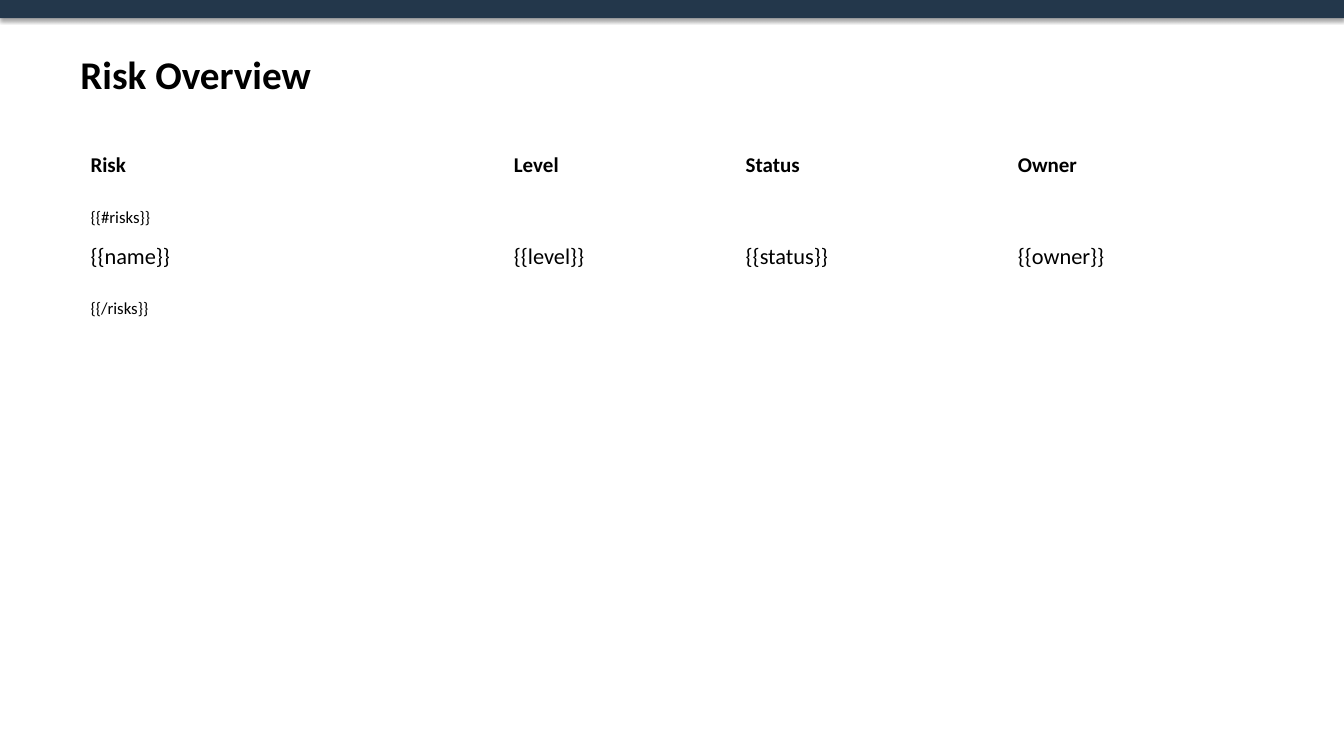
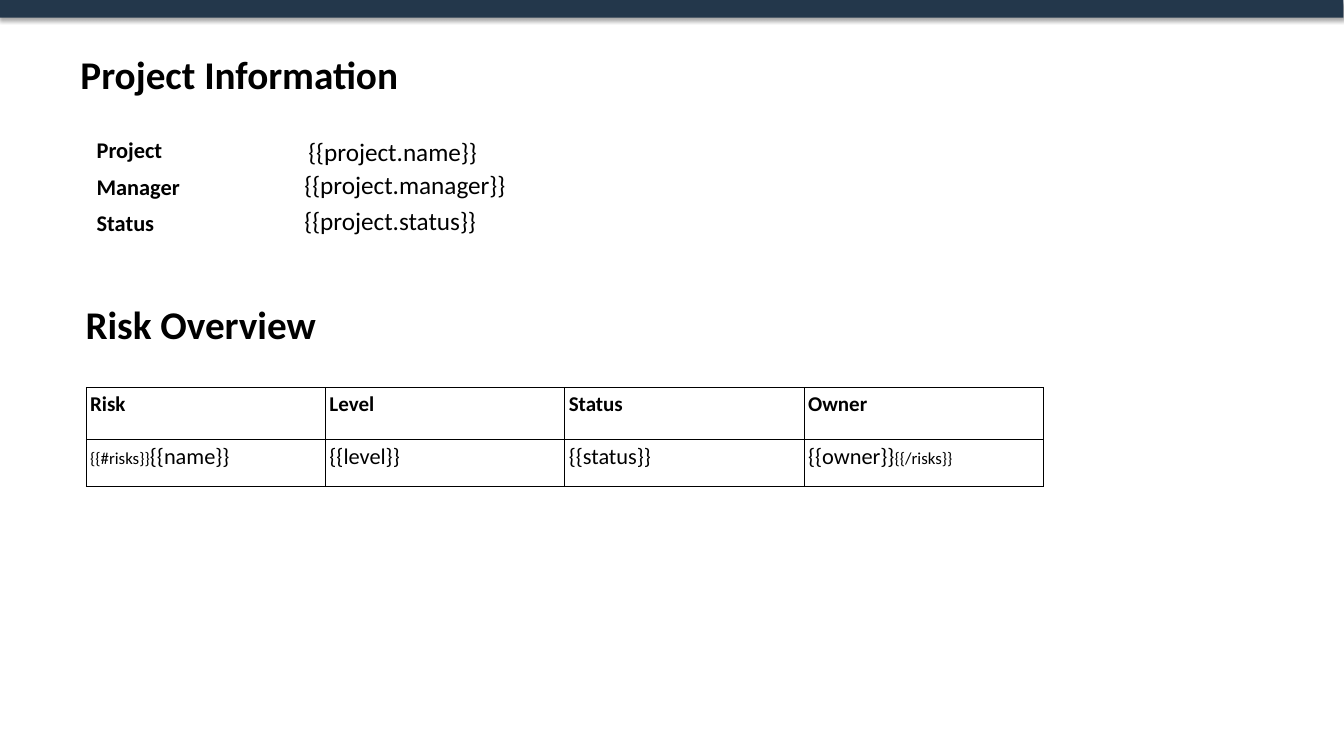
Before and after one commit to ayoub-ahnaou/pptx-template-engine, a slide deck: slide 2 of template/template.pptx (slide 3 before the commit). Drawn at 1344x756 pixels with LibreOffice and Linux fonts; fonts in the diff are those of the drawing. Boxes give left, top, right and bottom in pixels: in the first picture for what was removed or moved away, otherwise in the second. Text is boxed around its words. In the diff, an @@ line names an element or a change of style, - is before the commit and + after.

```diff
--- a/template/template.pptx
+++ b/template/template.pptx
@@ text added at [80,61,398,96], 28 pt, text #000000, bold @@
+Project Information
@@ text added at [97,142,163,162], 16 pt, text #000000, bold @@
+Project
@@ text at [308,142,476,166]: text changed; size 16 to 18 pt @@
-{{name}}
+{{project.name}}
@@ text removed at [91,157,126,172] @@
-Risk
@@ text added at [304,175,505,199], 18 pt, text #000000 @@
+{{project.manager}}
@@ text removed at [514,157,559,172] @@
-Level
@@ text removed at [1018,158,1077,172] @@
-Owner
@@ text "Status": place and size @@
-text "Status" at [746,158,800,172]
+text "Status" at [97,216,154,231]
@@ text "Status" at [97,216,154,231]: size 15 to 16 pt @@
@@ text added at [97,180,180,199], 16 pt, text #000000, bold @@
+Manager
@@ text removed at [91,211,151,226] @@
-{{#risks}}
@@ text at [304,211,476,235]: text changed; size 16 to 18 pt @@
-{{status}}
+{{project.status}}
@@ text removed at [514,248,584,267] @@
-{{level}}
@@ text removed at [1018,248,1104,267] @@
-{{owner}}
@@ text "Risk Overview": place and size @@
-text "Risk Overview" at [80,61,310,90]
+text "Risk Overview" at [86,311,315,340]
@@ text removed at [91,302,149,317] @@
-{{/risks}}
@@ table added at [86,387,1043,486], 2 rows, 4 columns @@
+Risk | Level | Status | Owner
+{{#risks}}{{name}} | {{level}} | {{status}} | {{owner}}{{/risks}}
```
Also in this commit, not shown: 1 slide removed.
